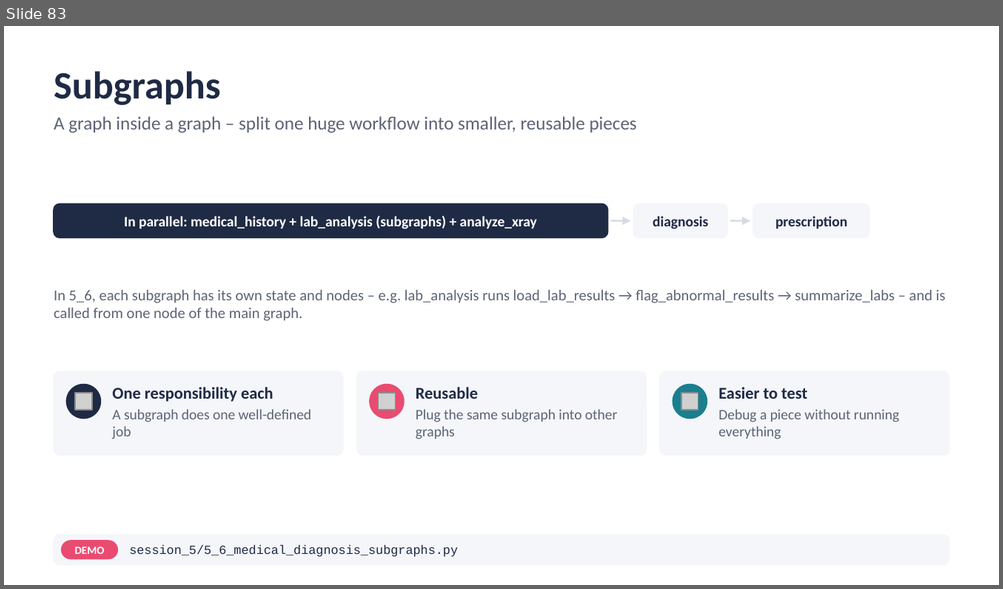
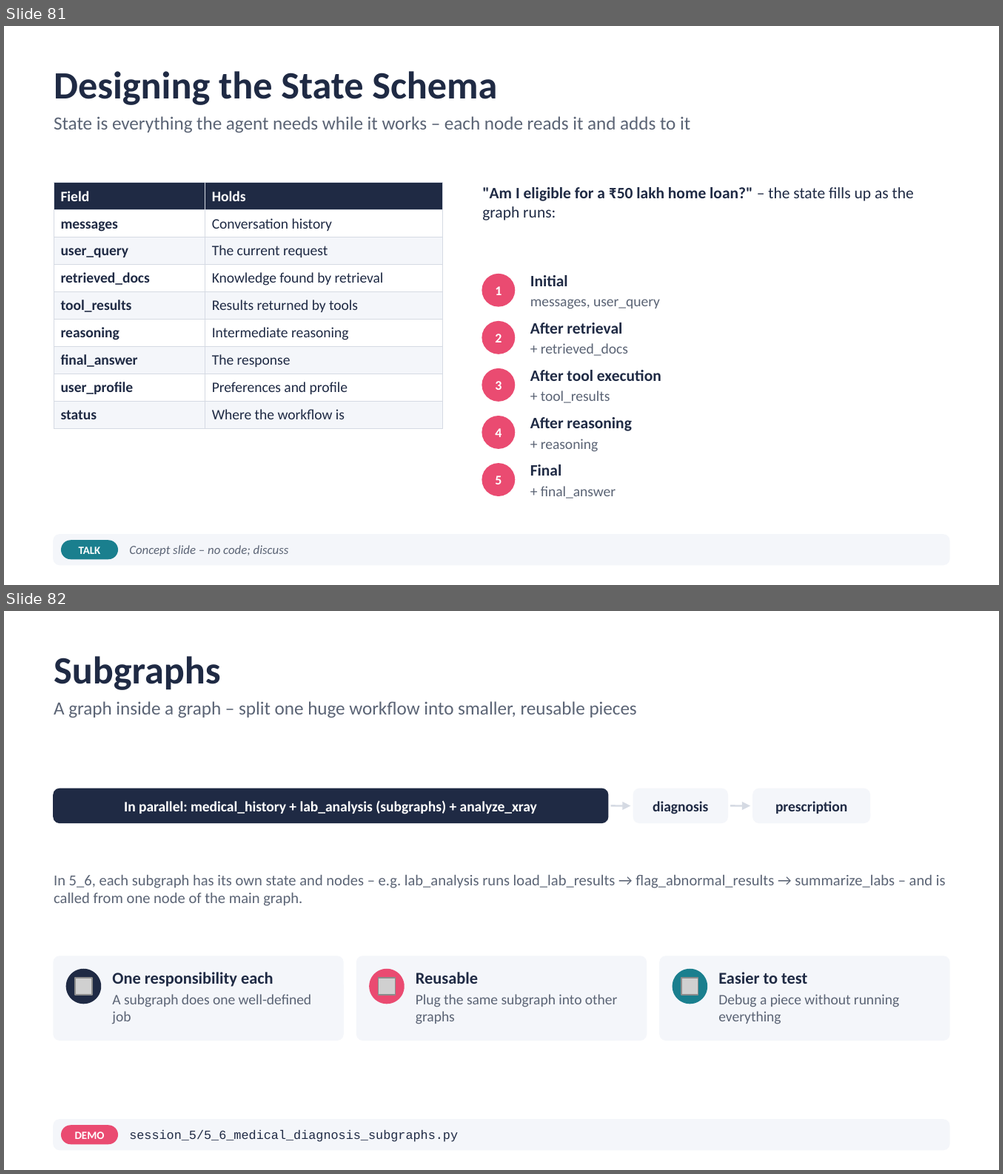
Before and after one commit to atulkahatecdac/agenticai, a slide deck: 16_PGP-Agentic/PGP_Agentic_AI.pptx. Shown one above the other, each under a label of ours: slide 83 before the commit, slides 81 and 82 after it. The pictures are 1003x589 and 1003x1174 pixels, drawn with LibreOffice and Linux fonts; fonts in the diff are those of the drawing; grey boxes stand for pictures. Boxes give left, top, right and bottom in pixels: in the first picture for what was removed or moved away, otherwise in the second. Text is boxed around its words. In the diff, an @@ line names an element or a change of style, - is before the commit and + after.

```diff
--- a/16_PGP-Agentic/PGP_Agentic_AI.pptx
+++ b/16_PGP-Agentic/PGP_Agentic_AI.pptx
@@ slide 81 added at (4, 26, 999, 585), background #FFFFFF @@
@@ title added at (54, 71, 497, 105), 28 pt, text #1F2A44, bold @@
+Designing the State Schema
@@ text added at (54, 116, 690, 133), 13.5 pt, text #5B6475 @@
+State is everything the agent needs while it works – each node reads it and adds to it
@@ table added at (54, 183, 443, 423), 9 rows, 2 columns @@
+Field | Holds
+messages | Conversation history
+user_query | The current request
+retrieved_docs | Knowledge found by retrieval
+tool_results | Results returned by tools
+reasoning | Intermediate reasoning
+final_answer | The response
+user_profile | Preferences and profile
+status | Where the workflow is
@@ text added at (482, 187, 913, 221), 11.5 pt, text #1F2A44, bold @@
+"Am I eligible for a ₹50 lakh home loan?" – the state fills up as the graph runs:
@@ ellipse added at (482, 275, 514, 306), fill #EA4B71, outline #EA4B71 1 pt @@
@@ text added at (495, 286, 501, 295), 9.6 pt, text #FFFFFF, bold @@
+1
@@ text added at (530, 275, 660, 309), 10.5 pt, text #5B6475 @@
+Initial
+messages, user_query
@@ ellipse added at (482, 323, 514, 355), fill #EA4B71, outline #EA4B71 1 pt @@
@@ text added at (495, 334, 501, 343), 9.6 pt, text #FFFFFF, bold @@
+2
@@ text added at (530, 323, 628, 356), 10.5 pt, text #5B6475 @@
+After retrieval
++ retrieved_docs
@@ ellipse added at (482, 369, 514, 401), fill #EA4B71, outline #EA4B71 1 pt @@
@@ text added at (530, 370, 661, 403), 11.5 pt, text #1F2A44, bold @@
+After tool execution
++ tool_results
@@ text added at (495, 381, 501, 390), 9.6 pt, text #FFFFFF, bold @@
+3
@@ ellipse added at (482, 417, 514, 449), fill #EA4B71, outline #EA4B71 1 pt @@
@@ text added at (530, 417, 631, 452), 11.5 pt, text #1F2A44, bold @@
+After reasoning
++ reasoning
@@ text added at (495, 429, 501, 437), 9.6 pt, text #FFFFFF, bold @@
+4
@@ ellipse added at (482, 465, 514, 497), fill #EA4B71, outline #EA4B71 1 pt @@
@@ text added at (530, 465, 615, 499), 10.5 pt, text #5B6475 @@
+Final
++ final_answer
@@ text added at (495, 476, 501, 485), 9.6 pt, text #FFFFFF, bold @@
+5
@@ rounded rectangle added at (54, 535, 949, 565), fill #F4F6FA, outline #F4F6FA 1 pt @@
@@ rounded rectangle added at (62, 541, 117, 559), fill #1A7F8E, outline #1A7F8E 1 pt @@
@@ text added at (79, 547, 101, 554), 8 pt, text #FFFFFF, bold @@
+TALK
@@ text added at (129, 545, 289, 557), 9 pt, text #5B6475, italic @@
+Concept slide – no code; discuss
@@ what was slide 83 is now slide 82 @@
```
Also in this commit, not shown: 10 slides changed, 3 slides removed, 6 other files.
